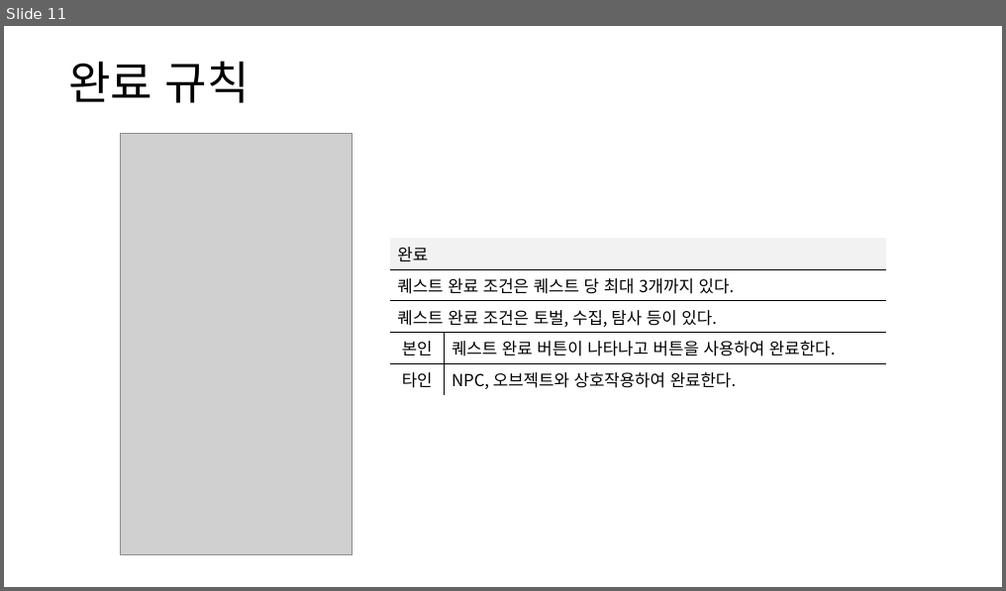
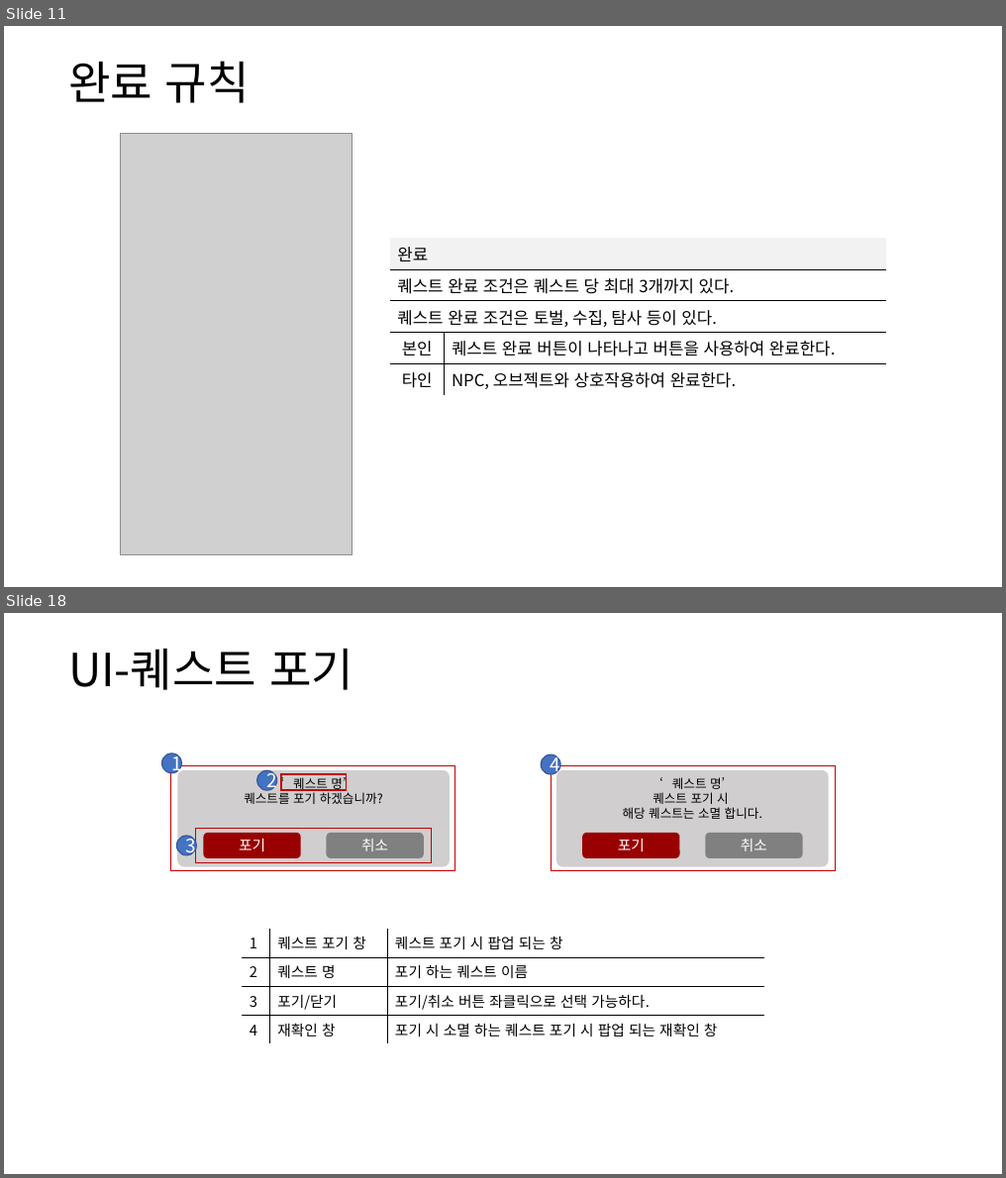
Before and after one commit to yjk0401/unityenginebasic_9th, a slide deck: 기획/방랑엽사전/퀘스트 시스템 기획서.pptx. Shown one above the other, each under a label of ours: slide 11 before the commit, slides 11 and 18 after it; the slides between them are not shown. The pictures are 1006x591 and 1006x1178 pixels, drawn with LibreOffice and Linux fonts; fonts in the diff are those of the drawing; grey boxes stand for pictures. Boxes give left, top, right and bottom in pixels: in the first picture for what was removed or moved away, otherwise in the second. Text is boxed around its words. In the diff, an @@ line names an element or a change of style, - is before the commit and + after.

```diff
--- a/기획/방랑엽사전/퀘스트 시스템 기획서.pptx
+++ b/기획/방랑엽사전/퀘스트 시스템 기획서.pptx
@@ slide 18 added at (4,613,1002,1174), background #FFFFFF @@
@@ text added at (68,648,353,690), 44 pt, text #000000 @@
+UI-퀘스트 포기
@@ ellipse added at (162,754,181,773), fill #4472C4, outline #325491 1 pt, 18 pt, text #FFFFFF @@
+1
@@ ellipse added at (541,755,560,774), fill #4472C4, outline #325491 1 pt, 18 pt, text #FFFFFF @@
+4
@@ rectangle added at (171,765,455,870), outline #C00000 1.25 pt @@
@@ ellipse added at (257,771,276,790), fill #4472C4, outline #325491 1 pt, 18 pt, text #FFFFFF @@
+2
@@ rectangle added at (282,774,347,790), outline #C00000 1.25 pt @@
@@ rectangle added at (550,765,835,870), outline #C00000 1.25 pt @@
@@ ellipse added at (177,836,196,856), fill #4472C4, outline #325491 1 pt, 18 pt, text #FFFFFF @@
+3
@@ rectangle added at (196,829,432,863), outline #C00000 1.25 pt @@
@@ group added at (177,770,829,866): 6 rounded rectangles @@
+‘퀘스트 명’
+퀘스트를 포기 하겠습니까?
+포기
+취소
+‘퀘스트 명’
+퀘스트 포기 시
+해당 퀘스트는 소멸 합니다.
+포기
+취소
@@ table added at (242,929,764,1041), 4 rows, 3 columns @@
+1 | 퀘스트 포기 창 | 퀘스트 포기 시 팝업 되는 창
+2 | 퀘스트 명 | 포기 하는 퀘스트 이름
+3 | 포기/닫기 | 포기/취소 버튼 좌클릭으로 선택 가능하다.
+4 | 재확인 창 | 포기 시 소멸 하는 퀘스트 포기 시 팝업 되는 재확인 창
```
Also in this commit, not shown: 7 slides changed, 1 other slide added, 2 other files.
